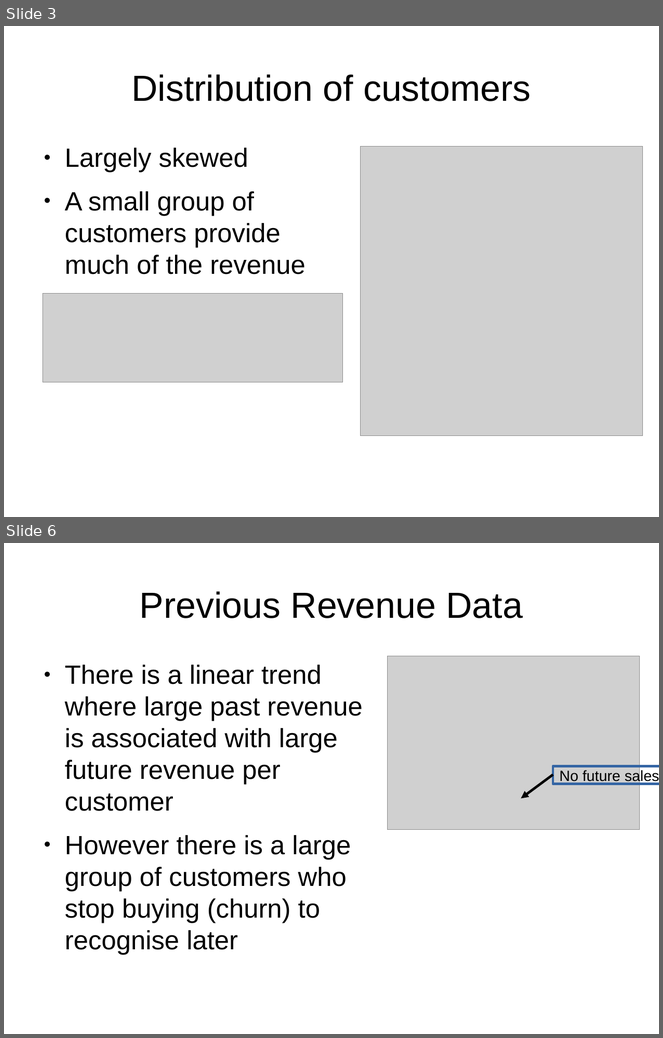
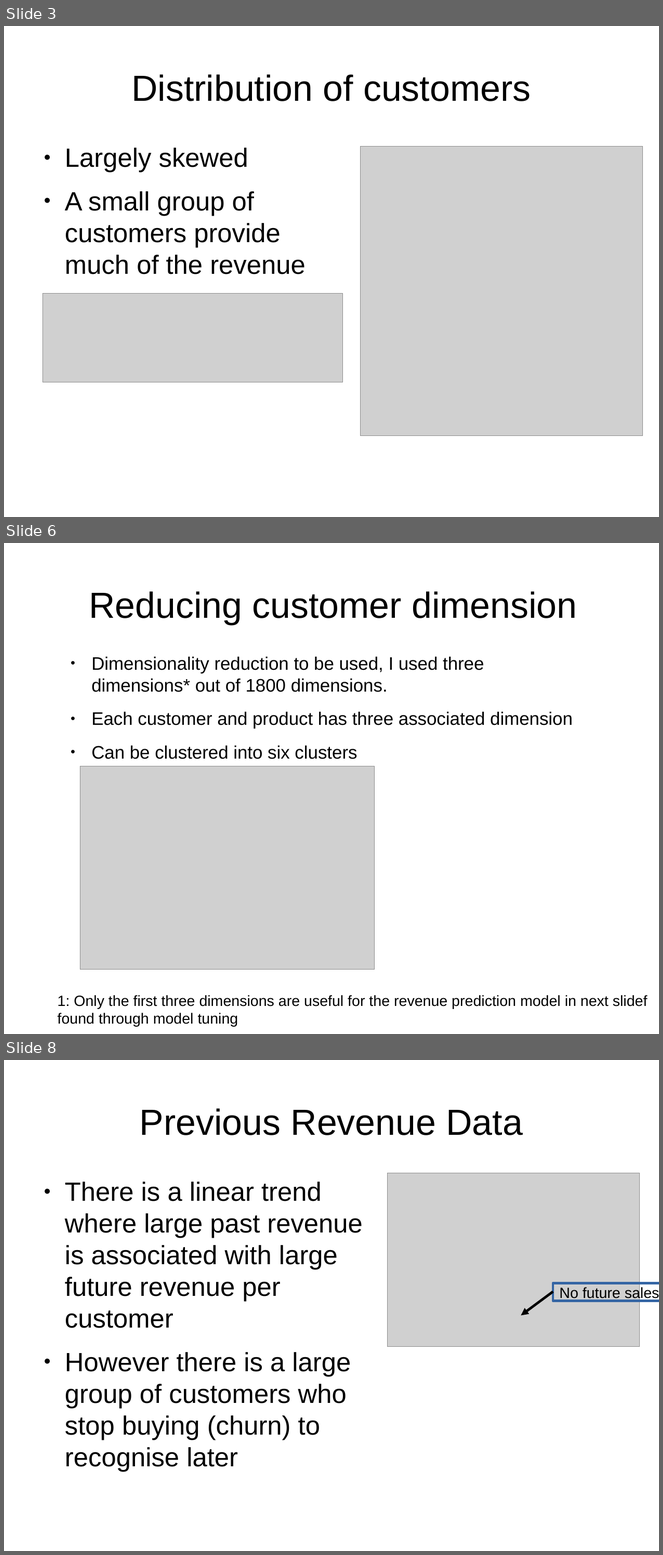
Before and after one commit to leexa90/E-commece-Data-Science, a slide deck: Present.odp. Shown one above the other, each under a label of ours: slides 3 and 6 before the commit, slides 3, 6 and 8 after it; the slides between them are not shown. The pictures are 663x1038 and 663x1555 pixels, drawn with LibreOffice and Linux fonts; fonts in the diff are those of the drawing; grey boxes stand for pictures. Boxes give left, top, right and bottom in pixels: in the first picture for what was removed or moved away, otherwise in the second. Text is boxed around its words. In the diff, an @@ line names an element or a change of style, - is before the commit and + after.

```diff
--- a/Present.odp
+++ b/Present.odp
@@ slide 6 added at bbox=[4, 543, 659, 1034], background #FFFFFF @@
@@ title added at bbox=[89, 591, 577, 625], 44 pt, text #000000 @@
+Reducing customer dimension
@@ text added at bbox=[91, 656, 573, 759], 22 pt, text #000000 @@
+● Dimensionality reduction to be used, I used three dimensions* out of 1800 dimensions.
+● Each customer and product has three associated dimension
+● Can be clustered into six clusters
@@ picture added at bbox=[80, 767, 374, 970] @@
@@ text added at bbox=[58, 995, 648, 1027], 18 pt, text #000000 @@
+1: Only the first three dimensions are useful for the revenue prediction model in next slidef found through model tuning
@@ what was slide 6 is now slide 8 @@
```
Also in this commit, not shown: 6 slides changed, 3 other slides added, 1 slide removed, 2 other files.
